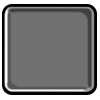
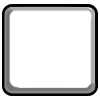
Layered file, before and after one edit (w=100, h=100). Changes by layer:
removed layer "Capa 3" over [2, 4, 97, 95]
showed "Capa 1" over [2, 4, 98, 96]
